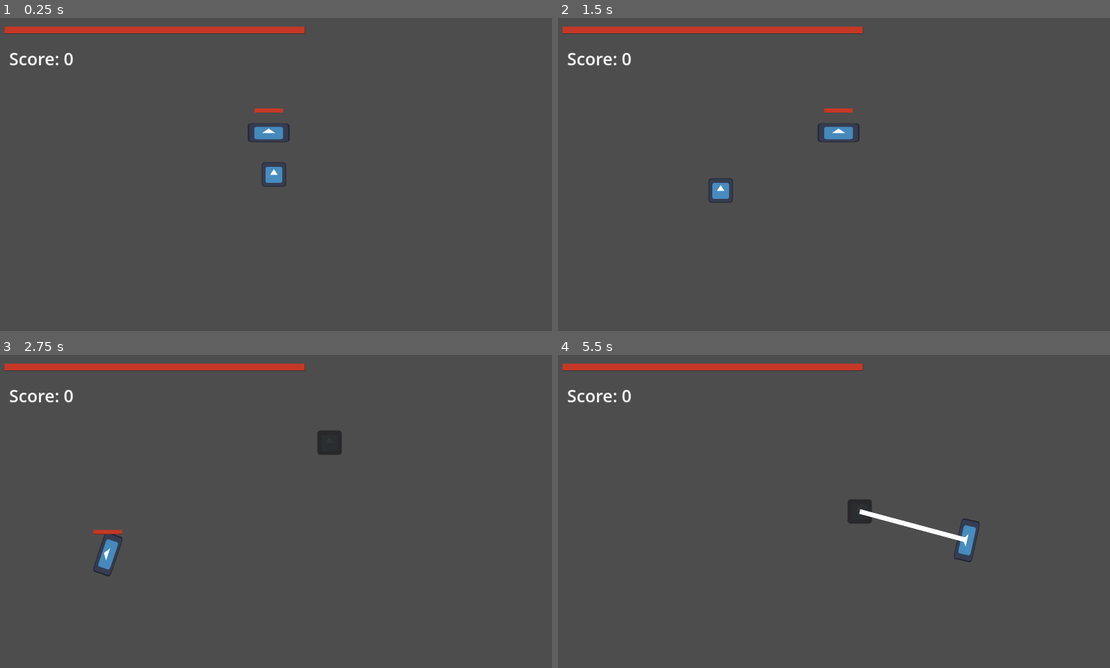
Above: before the commit, frames 1-4 (two rows, left to right).
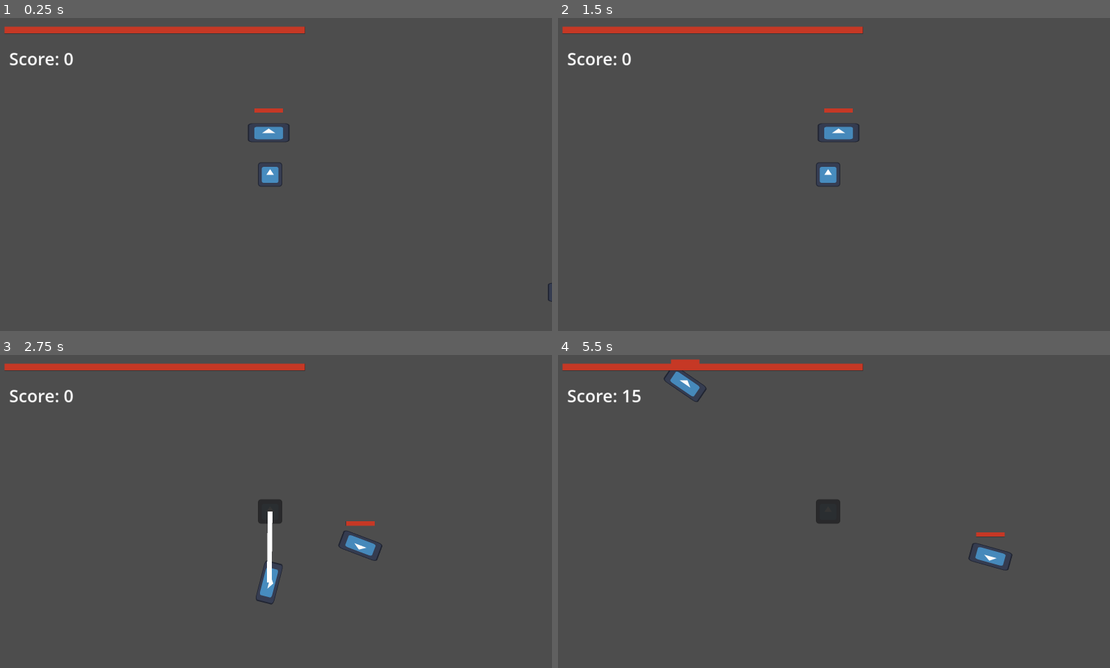
Above: after the commit, the same moments.

Repository: MonkMir/tether-game
Game: Godot game, scene res://scenes/main.tscn
The game is run twice, just before and just after one commit, with the same random seed, the same clock (stepped at 60 frames per second) and the same inputs. The engine's default icon, where the game draws it, is replaced by a stand-in: a white triangle on a blue panel in a dark square.
Inputs (mouse positions are in pixels of both pictures, inside the frame that each line leads up to):
- Up to frame 1 (0.25 s): no input
- Up to frame 2 (1.5 s): tap Enter (Enter) at 0.5 s; move the mouse to (955, 158) at 0.52 s; tap Mouse wheel down (Scroll Down, bound only before the commit) at 0.6 s; tap Mouse wheel up (Scroll Up) at 0.8, 1.35 s; move the mouse to (718, 190) at 1.27 s
- Up to frame 3 (2.75 s): tap Space (Shoot, bound only before the commit) at 1.55, 2.1 s; move the mouse to (331, 442) at 2.02 s; press the mouse at (331, 442) at 2.03 s
- Up to frame 4 (5.5 s): move the mouse to (806, 574) at 2.77 s; release the mouse at (806, 574) at 2.78 s; click (806, 574) at 2.85 s; tap Mouse wheel down (Scroll Down, bound only before the commit) at 3.05, 4.35 s; move the mouse to (999, 558) at 3.52 s; tap Enter (Enter) at 3.6 s; tap Mouse wheel up (Scroll Up) at 3.8, 5.1 s; move the mouse to (662, 464) at 4.27 s; tap Space (Shoot, bound only before the commit) at 4.55 s; move the mouse to (861, 511) at 5.02 s; press the mouse at (861, 511) at 5.03 s

The runs differ from the first frame. In frame 1, 0.2% of the frame differs, in the area x 46-100%, y 46-91%; in frame 2, 0.4%; in frame 3, 1.8%; in frame 4, 2.0%, in the area x 11-83%, y 1-69%.

Commit message:
Change player controls to gamepad

Diff:
--- a/project.godot
+++ b/project.godot
@@ -45,11 +45,6 @@
 
 [input]
 
-Shoot={
-"deadzone": 0.5,
-"events": [Object(InputEventKey,"resource_local_to_scene":false,"resource_name":"","device":0,"window_id":0,"alt_pressed":false,"shift_pressed":false,"ctrl_pressed":false,"meta_pressed":false,"pressed":false,"keycode":0,"physical_keycode":32,"key_label":0,"unicode":0,"location":0,"echo":false,"script":null)
-]
-}
 Enter={
 "deadzone": 0.5,
 "events": [Object(InputEventKey,"resource_local_to_scene":false,"resource_name":"","device":-1,"window_id":0,"alt_press …(195 unchanged characters)…
@@ -58,11 +53,13 @@
 Tether={
 "deadzone": 0.5,
 "events": [Object(InputEventMouseButton,"resource_local_to_scene":false,"resource_name":"","device":-1,"window_id":0,"a …(259 unchanged characters)…
+, Object(InputEventJoypadButton,"resource_local_to_scene":false,"resource_name":"","device":-1,"button_index":1,"pressure":0.0,"pressed":true,"script":null)
 ]
 }
 Pause={
 "deadzone": 0.5,
 "events": [Object(InputEventKey,"resource_local_to_scene":false,"resource_name":"","device":-1,"window_id":0,"alt_press …(195 unchanged characters)…
+, Object(InputEventJoypadButton,"resource_local_to_scene":false,"resource_name":"","device":-1,"button_index":6,"pressure":0.0,"pressed":true,"script":null)
 ]
 }
 "Scroll Up"={
@@ -72,7 +69,31 @@
 }
 "Scroll Down"={
 "deadzone": 0.2,
-"events": [Object(InputEventMouseButton,"resource_local_to_scene":false,"resource_name":"","device":-1,"window_id":0,"alt_pressed":false,"shift_pressed":false,"ctrl_pressed":false,"meta_pressed":false,"button_mask":0,"position":Vector2(0, 0),"global_position":Vector2(0, 0),"factor":1.0,"button_index":5,"canceled":false,"pressed":false,"double_click":false,"script":null)
+"events": []
+}
+"Stick Up"={
+"deadzone": 0.2,
+"events": [Object(InputEventJoypadMotion,"resource_local_to_scene":false,"resource_name":"","device":-1,"axis":1,"axis_value":-1.0,"script":null)
+]
+}
+"Stick Down"={
+"deadzone": 0.2,
+"events": [Object(InputEventJoypadMotion,"resource_local_to_scene":false,"resource_name":"","device":-1,"axis":1,"axis_value":1.0,"script":null)
+]
+}
+"Stick Left"={
+"deadzone": 0.2,
+"events": [Object(InputEventJoypadMotion,"resource_local_to_scene":false,"resource_name":"","device":-1,"axis":0,"axis_value":-1.0,"script":null)
+]
+}
+"Stick Right"={
+"deadzone": 0.2,
+"events": [Object(InputEventJoypadMotion,"resource_local_to_scene":false,"resource_name":"","device":-1,"axis":0,"axis_value":1.0,"script":null)
+]
+}
+Dash={
+"deadzone": 0.2,
+"events": [Object(InputEventJoypadMotion,"resource_local_to_scene":false,"resource_name":"","device":-1,"axis":5,"axis_value":1.0,"script":null)
 ]
 }
 
--- a/scenes/main.tscn
+++ b/scenes/main.tscn
@@ -31,7 +31,7 @@
 script = ExtResource("1_baels")
 
 [node name="Player" parent="." unique_id=994072363 instance=ExtResource("2_tipki")]
-position = Vector2(568, 160)
+position = Vector2(576, 336)
 
 [node name="EnemySpawner" type="Node2D" parent="." unique_id=187246452]
 script = ExtResource("6_0p816")
@@ -40,7 +40,7 @@
 parabolicScene = ExtResource("11_mpg2q")
 
 [node name="Timer" type="Timer" parent="EnemySpawner" unique_id=394046482]
-wait_time = 2.5
+wait_time = 1.5
 autostart = true
 
 [node name="ScoreLabel" type="Label" parent="." unique_id=1923520075]
--- a/scenes/player.tscn
+++ b/scenes/player.tscn
@@ -9,7 +9,7 @@
 [ext_resource type="PackedScene" uid="uid://ce7vb62j3bjsi" path="res://scenes/health_bar.tscn" id="6_d2wvv"]
 
 [sub_resource type="CircleShape2D" id="CircleShape2D_2ck4e"]
-radius = 88.005684
+radius = 112.00446
 
 [sub_resource type="CircleShape2D" id="CircleShape2D_fohr5"]
 radius = 24.0
@@ -51,7 +51,7 @@
 [node name="Line2D" type="Line2D" parent="Tether" unique_id=1432720532]
 
 [node name="TetherCooldown" type="Timer" parent="." unique_id=1620952528]
-wait_time = 2.0
+wait_time = 1.5
 one_shot = true
 
 [connection signal="area_entered" from="TetherRange" to="." method="_on_tether_range_area_entered"]
--- a/scripts/dummies/arrow_dummy.gd
+++ b/scripts/dummies/arrow_dummy.gd
@@ -5,46 +5,50 @@
 
 enum State{
 	PASSIVE,
-	SLINGSHOT,
 	SPECIAL
 }
 var state := State.PASSIVE
 
 var atkPower : float
 
-const IDEAL_MAX_SPEED : int = 1500
-#const SLINGSHOT_MAX_SPEED : int = 3000
-#var currentMaxSpeed : float
+#WARNING Speed controlled by tether script
+const ABSOLUTE_SPEED_LIMIT : int = 2500
+const DEFAULT_SPEED_LIMIT : int = 2000 #1200
+var speedLimit : float
+var currentSpeed : float
 
-var launchForce : float = 1720
+var launchSpeed : float = 1720
 var direction := Vector2.ZERO
 var newDir : Vector2
-#
-#func _ready():
-	#currentMaxSpeed = IDEAL_MAX_SPEED
+
+func _ready():
+	speedLimit = DEFAULT_SPEED_LIMIT
 
 func _physics_process(delta):
-	print(linear_velocity)
-
-	#What is 17 here?
-	atkPower = linear_velocity.length() / 17
+	currentSpeed = linear_velocity.length()
+	print(speedLimit)
+	#What is magic number here?
+	atkPower = linear_velocity.length() / 15
 	#if player.isTethered == false: state = State.SPECIAL
 	match state:
 		State.PASSIVE:
-			if linear_velocity.length() > IDEAL_MAX_SPEED:
-				linear_velocity = linear_velocity.normalized() * IDEAL_MAX_SPEED
 
-			if player.isTethered == false:
-				self.state = State.SPECIAL
+			if currentSpeed > speedLimit:
+				linear_velocity = linear_velocity.normalized() * speedLimit
+
+
+			#This condition is important for enemy ragdoll upon player death
+			if player:
+				if player.isTethered == false:
+					self.state = State.SPECIAL
 
 		State.SPECIAL:
 			custom_integrator = true
 
 			var previousMoveDirection = linear_velocity.normalized()
-			linear_velocity = launchForce * previousMoveDirection
+			linear_velocity = launchSpeed * previousMoveDirection
 
 			#BUG add rotation instructions after passive angular velocity is fixed
-
 
 
 func launch_dir() -> Vector2: #not functional
@@ -68,7 +72,6 @@
 			print("womp")
 			return direction
 
-
 func _on_area_entered(area):
 	if area.is_in_group("enemies"):
 		area.receive_dam_param(atkPower)
--- a/scripts/other-scripts/EnemySpawner.gd
+++ b/scripts/other-scripts/EnemySpawner.gd
@@ -4,37 +4,37 @@
 @export var bomberScene: PackedScene
 @export var parabolicScene: PackedScene
 
-#var newEnemy
-#
-#func _ready():
-	#spawn_enemy()
-#
-#func spawn_enemy():
-	#
-	##From Outside of Script
-	#
-	#var enemyRando := randi_range(1, 3)
-	#
-	#if enemyRando == 1:
-		#newEnemy = arrowScene.instantiate()
-	#elif enemyRando == 2:
-		#newEnemy = bomberScene.instantiate()
-	#elif enemyRando == 3:
-		#newEnemy = parabolicScene.instantiate()
-	#
-	##var difficultyFactor: int = (GameState.score / 10)
-	#
-	#
-	##Randomized Spawn Location
-	#var viewportHeight = get_viewport_rect().size.y
-	#var x = 1200
-	#var randY: float = randf_range(0, viewportHeight)
-	#
-	##Speed Growth
-	#var speedIncrease = 20
-	#
-	##newEnemy.speed = (speedIncrease * difficultyFactor) + newEnemy.speed
-	#
-	#self.add_child(newEnemy)
-	#newEnemy.position.x = x
-	#newEnemy.position.y = randY
+var newEnemy
+
+func _ready():
+	spawn_enemy()
+
+func spawn_enemy():
+
+	#From Outside of Script
+
+	var enemyRando := 1#randi_range(1, 3)
+
+	if enemyRando == 1:
+		newEnemy = arrowScene.instantiate()
+	elif enemyRando == 2:
+		newEnemy = bomberScene.instantiate()
+	elif enemyRando == 3:
+		newEnemy = parabolicScene.instantiate()
+
+	#var difficultyFactor: int = (GameState.score / 10)
+
+
+	#Randomized Spawn Location
+	var viewportHeight = get_viewport_rect().size.y
+	var x = 1200
+	var randY: float = randf_range(0, viewportHeight)
+
+	#Speed Growth
+	var speedIncrease = 20
+
+	#newEnemy.speed = (speedIncrease * difficultyFactor) + newEnemy.speed
+
+	self.add_child(newEnemy)
+	newEnemy.position.x = x
+	newEnemy.position.y = randY
--- a/scripts/other-scripts/MissedEnemyGameOver.gd
+++ /dev/null
@@ -1,2 +0,0 @@
-extends Area2D
-pass
--- a/scripts/other-scripts/Player.gd
+++ b/scripts/other-scripts/Player.gd
@@ -7,6 +7,7 @@
 
 @onready var main := get_parent()
 @onready var healthBar := $HealthBarCanvas/HealthBar
+@onready var camera := $"../Camera2D"
 @onready var sprite := $PlayerSprite
 @onready var spring := $Tether
 @onready var line := $Tether/Line2D
@@ -14,7 +15,7 @@
 
 var newDummy : Node = null
 
-var health: int = 100
+var health: int = 1000 #revert to 100 later
 var damageCalc: int = 20
 
 var enemiesInRange : int = 0
@@ -29,10 +30,27 @@
 	healthBar._init_health(health)
 	Input.set_mouse_mode(Input.MOUSE_MODE_HIDDEN)
 
-func _physics_process(_delta):
+func _physics_process(delta):
 	##PLAYER MOVEMENT
-	var mousePosition = get_global_mouse_position()
-	position = mousePosition
+	#var mousePosition = get_global_mouse_position()
+	#position = mousePosition
+	var moveSpeed := 1000
+	var inputDirection = Input.get_vector("Stick Left", "Stick Right", "Stick Up", "Stick Down")
+	position += inputDirection * moveSpeed * delta
+
+	var camera_rect = get_static_camera_rect()
+	position = position.clamp(camera_rect.position, camera_rect.end)
+
+
+	#var dashDistance = 300
+	#var dashTime = 0.25
+	#
+	#if Input.is_action_just_pressed("Dash"):
+		#var dash_tween = create_tween().set_trans(Tween.TRANS_CUBIC).set_ease(Tween.EASE_OUT)
+		#dash_tween.tween_property(self, "position", position + inputDirection * dashDistance, dashTime)
+		#await dash_tween.finished
+
+
 
 	##TETHER COOLDOWN
 
@@ -42,44 +60,6 @@
 		sprite.modulate = Color(1, 1, 1, 1)
 
 
-
-
-
-	#pls rember to delet this
-	#
-	#if Input.is_action_just_pressed("Shoot") and isTethered == true:
-		#spring.node_b = NodePath()
-		#newDummy = null
-		#isTethered = false
-		#tetherCooldown.start()
-	#elif Input.is_action_just_pressed("Shoot") and enemiesInRange > 0:
-		#init_target()
-
-
-
-
-
-
-
-
-	##TETHER PROCESSES
-
-
-	##DRAW TETHER LINE
-	#line.points = []
-	#line.add_point(Vector2(0, 0)) #player's position is always (0, 0) relative to Line2D child
-	#if newDummy != null:
-		#line.add_point(newDummy.position - global_position)
-	#
-	###TETHER LENGTH TRACKING
-	#if spring.node_b != NodePath():
-		#tetherLength = line.get_point_position(1).distance_to(line.get_point_position(2))
-	#else:
-		#tetherLength = 0
-
-	##TETHER MAX LENGTH BREAK
-	#if tetherLength > maxLength:
-		#break_tether()
 
 	##OTHER PROCESSES
 
@@ -160,14 +140,15 @@
 
 	main.add_child(tether.instantiate())
 
-func break_tether():
-	spring.node_b = NodePath()
-	newDummy = null
-	line.clear_points()
-
 ##NUMBER OF TETHERABLE ENEMIES IN RANGE
 func _on_tether_range_area_entered(_area): #only detects enemy layer
 		enemiesInRange += 1
 
 func _on_tether_range_area_exited(_area):
 	enemiesInRange -= 1
+
+func get_static_camera_rect() -> Rect2:
+	var cameraSize = get_viewport_rect().size / camera.zoom
+	var cameraCornerTopLeft := Vector2(camera.global_position - (cameraSize / 2))
+
+	return Rect2(cameraCornerTopLeft, cameraSize)
--- a/tether.gd
+++ b/tether.gd
@@ -6,34 +6,44 @@
 
 var pointDistance : float
 
-@export var maxLength : int = 180
-#var slingshotMaxLength : int = 250
+@export var maxLength : int = 120 #180 max if we use dynamic stretching
 var currentMaxLength : float
 
 func _ready():
 	if player.newDummy != null:
 		dummy = player.newDummy
 
-func _physics_process(_delta):
+func _physics_process(delta):
+	if player:
+		if player.isTethered == false:
+			queue_free()
 
-	line.clear_points()
-	line.add_point(player.position - global_position)
-	line.add_point(dummy.position - global_position)
+		line.clear_points()
+		line.add_point(player.position - global_position)
+		line.add_point(dummy.position - global_position)
 
-	pointDistance = line.get_point_position(0).distance_to(line.get_point_position(1))
+		pointDistance = line.get_point_position(0).distance_to(line.get_point_position(1))
 
-	if pointDistance >= maxLength:
-		apply_elastic_force()
+		if pointDistance >= maxLength:
+			apply_elastic_force()
 
-	if player.isTethered == false:
+
+		##What I really want is to make a formula to get to max within x variable seconds under ideal conditions
+		#var speedIncreaseThreshold := 10
+		#if dummy.currentSpeed >= dummy.speedLimit - speedIncreaseThreshold:
+			#dummy.speedLimit += 150 * delta
+		#else:
+			#dummy.speedLimit -= 300 * delta
+
+		## DEBUG TOOLS
+
+		if Input.is_action_just_pressed("Scroll Up"):
+			maxLength -= 20
+		elif Input.is_action_just_pressed("Scroll Down"):
+				maxLength += 20
+
+	elif !player:
 		queue_free()
-
-	## DEBUG TOOLS
-
-	if Input.is_action_just_pressed("Scroll Up"):
-		maxLength -= 20
-	elif Input.is_action_just_pressed("Scroll Down"):
-		maxLength += 20
 
 @export var springStiffness : float = 1.125
 
Not shown, removed: scripts/other-scripts/MissedEnemyGameOver.gd.uid
